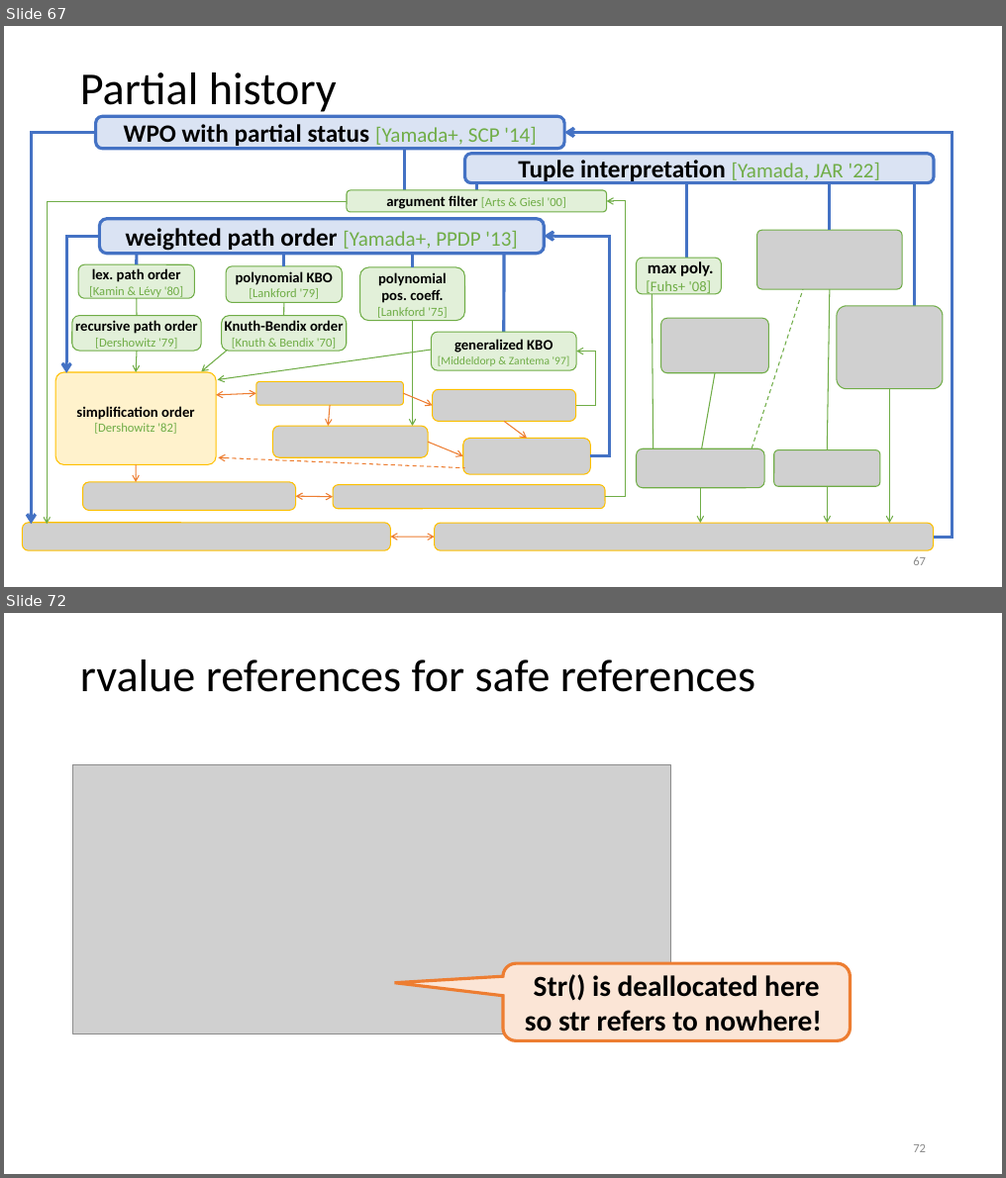
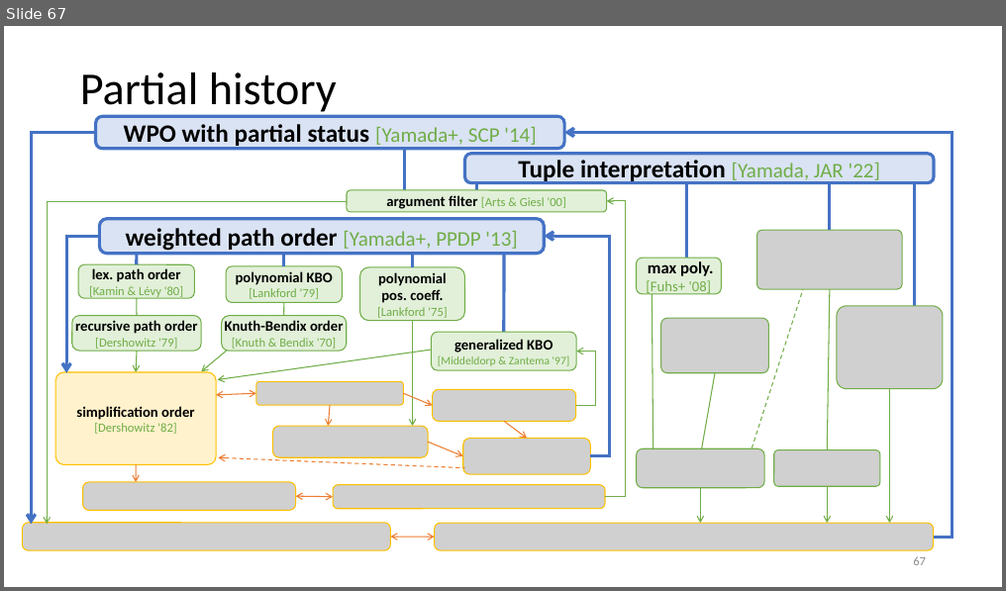
Before and after one commit to AkihisaYamada/AkihisaYamada.github.io, a slide deck: fscd.pptx. Shown one above the other, each under a label of ours: slides 67 and 72 before the commit, slide 67 after it; the slides between them are not shown. The pictures are 1006x1178 and 1006x591 pixels, drawn with LibreOffice and Linux fonts; fonts in the diff are those of the drawing; grey boxes stand for pictures. Boxes give left, top, right and bottom in pixels: in the first picture for what was removed or moved away, otherwise in the second. Text is boxed around its words. In the diff, an @@ line names an element or a change of style, - is before the commit and + after.

```diff
--- a/fscd.pptx
+++ b/fscd.pptx
@@ slide 72 removed at [4, 613, 1002, 1174], background #FFFFFF @@
@@ title removed at [80, 660, 755, 692] @@
-rvalue references for safe references
@@ picture removed at [73, 765, 671, 1035] @@
@@ rounded speech box removed at [503, 963, 850, 1041] @@
-Str() is deallocated here
-so str refers to nowhere!
@@ page number removed at [913, 1145, 926, 1153] @@
-72
```
Also in this commit, not shown: 5 other slides removed.
